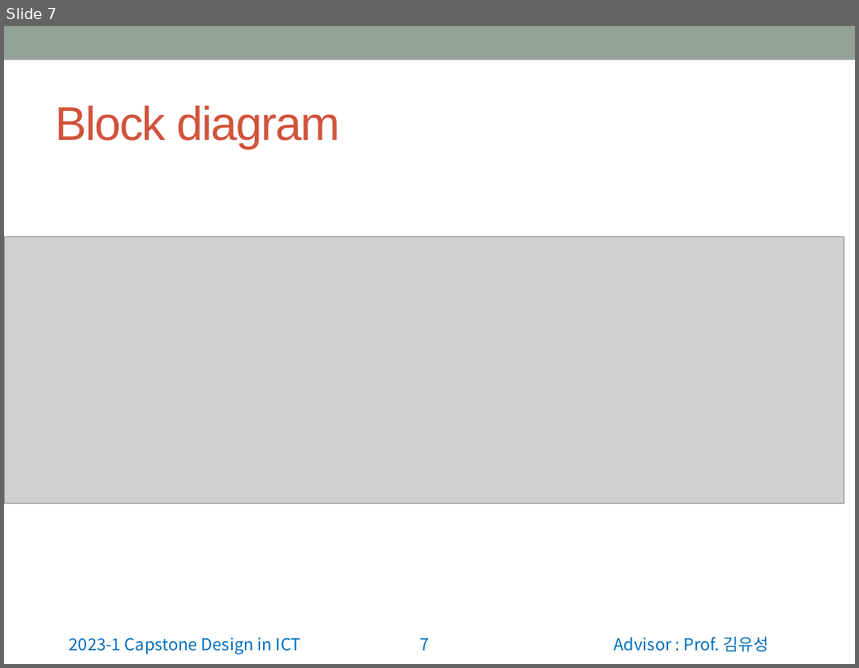
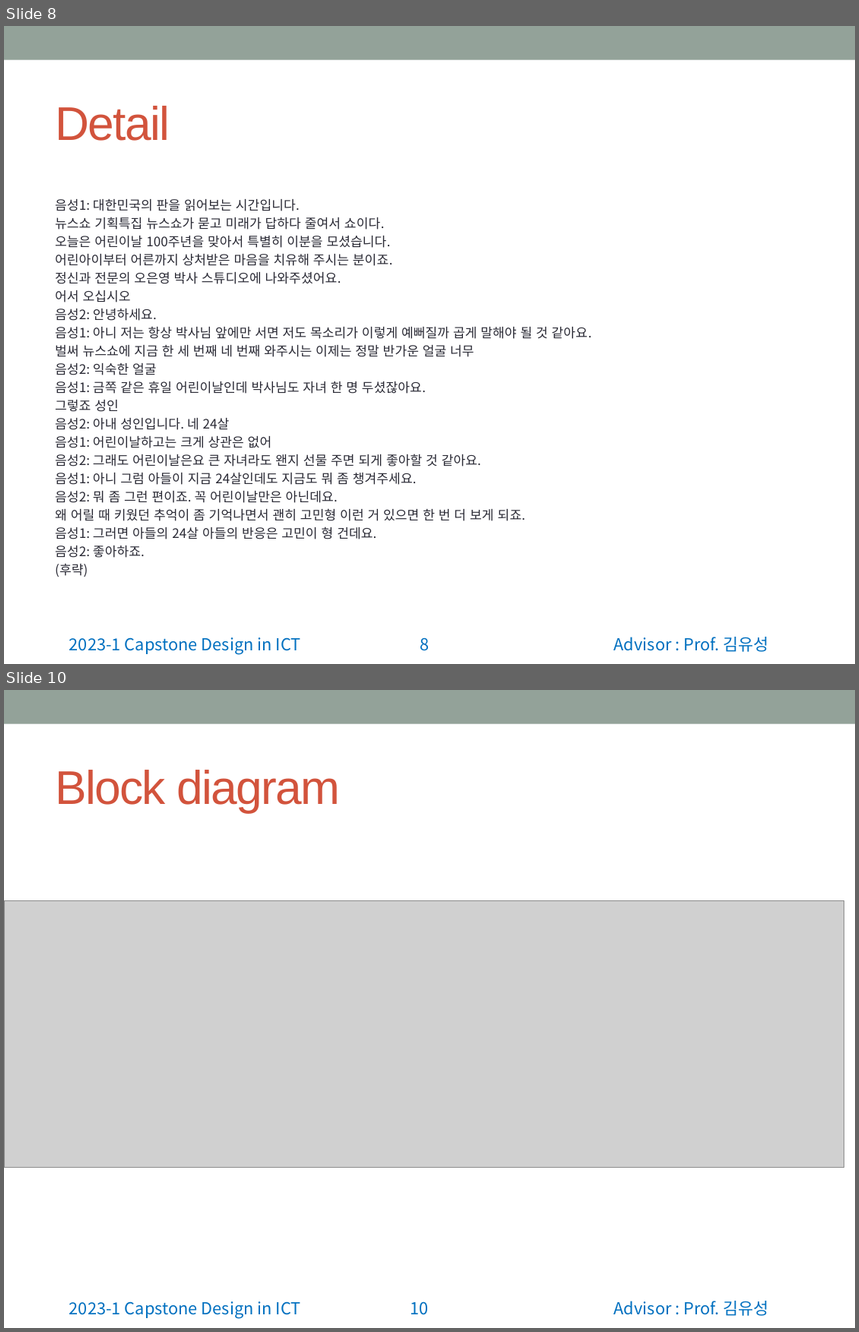
Before and after one commit to wonchul98/audio-to-summary, a slide deck: ppt/0403_2조_주제 발표.pptx. Shown one above the other, each under a label of ours: slide 7 before the commit, slides 8 and 10 after it; the slides between them are not shown. The pictures are 859x668 and 859x1332 pixels, drawn with LibreOffice and Linux fonts; fonts in the diff are those of the drawing; grey boxes stand for pictures. Boxes give left, top, right and bottom in pixels: in the first picture for what was removed or moved away, otherwise in the second. Text is boxed around its words. In the diff, an @@ line names an element or a change of style, - is before the commit and + after.

```diff
--- a/ppt/0403_2조_주제 발표.pptx
+++ b/ppt/0403_2조_주제 발표.pptx
@@ slide 8 added at (4, 26, 855, 664), background #FFFFFF; not listed: 4 template elements that a slide beside it also shows @@
@@ title added at (55, 106, 170, 141), 40 pt, text #D2533C @@
+Detail
@@ text added at (55, 199, 592, 577), 11 pt, text #292934 @@
+음성1: 대한민국의 판을 읽어보는 시간입니다.
+뉴스쇼 기획특집 뉴스쇼가 묻고 미래가 답하다 줄여서 쇼이다.
+오늘은 어린이날 100주년을 맞아서 특별히 이분을 모셨습니다.
+어린아이부터 어른까지 상처받은 마음을 치유해 주시는 분이죠.
+정신과 전문의 오은영 박사 스튜디오에 나와주셨어요.
+어서 오십시오
+음성2: 안녕하세요.
+음성1: 아니 저는 항상 박사님 앞에만 서면 저도 목소리가 이렇게 예뻐질까 곱게 말해야 될 것 같아요.
+벌써 뉴스쇼에 지금 한 세 번째 네 번째 와주시는 이제는 정말 반가운 얼굴 너무
+음성2: 익숙한 얼굴
+음성1: 금쪽 같은 휴일 어린이날인데 박사님도 자녀 한 명 두셨잖아요.
+그렇죠 성인
+음성2: 아내 성인입니다. 네 24살
+음성1: 어린이날하고는 크게 상관은 없어
+음성2: 그래도 어린이날은요 큰 자녀라도 왠지 선물 주면 되게 좋아할 것 같아요.
+음성1: 아니 그럼 아들이 지금 24살인데도 지금도 뭐 좀 챙겨주세요.
+음성2: 뭐 좀 그런 편이죠. 꼭 어린이날만은 아닌데요.
+왜 어릴 때 키웠던 추억이 좀 기억나면서 괜히 고민형 이런 거 있으면 한 번 더 보게 되죠.
+음성1: 그러면 아들의 24살 아들의 반응은 고민이 형 건데요.
+음성2: 좋아하죠.
+(후략)
@@ what was slide 7 is now slide 10 @@
@@ page number at (411, 1302, 429, 1315): text changed @@
-7
+10
```
Also in this commit, not shown: 4 slides changed, 2 other slides added.
